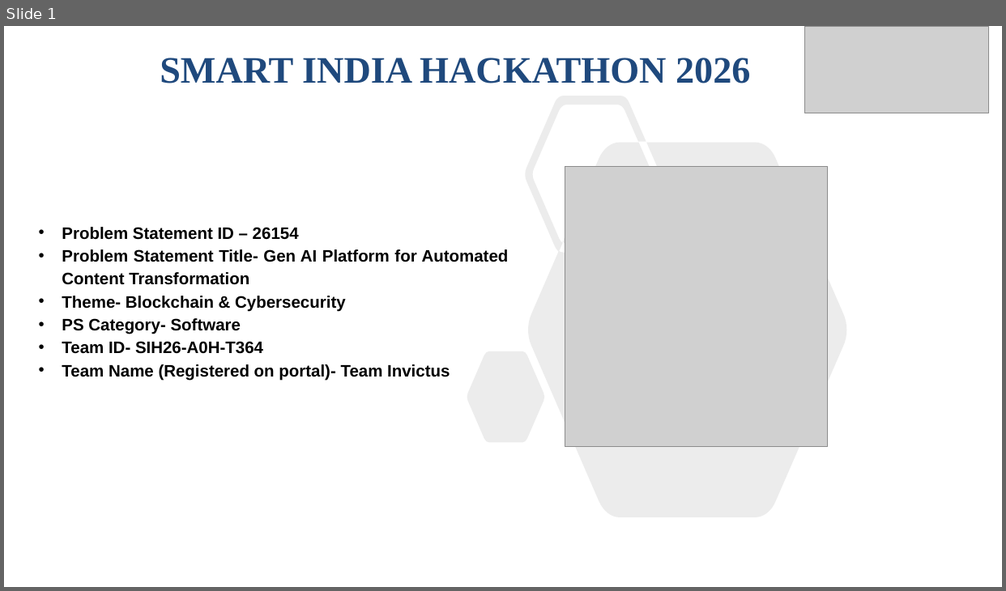
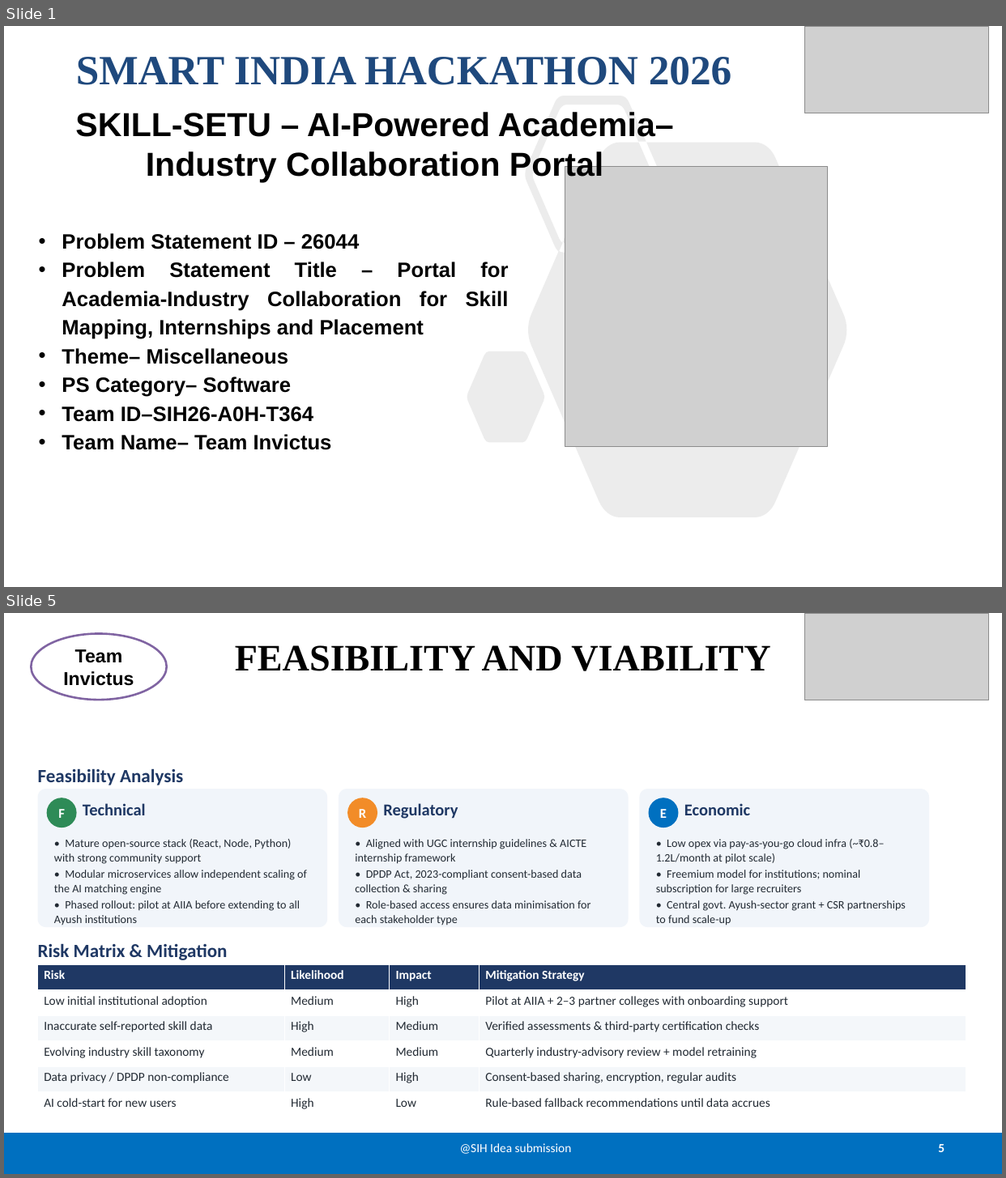
Before and after one commit to NehaD-2896/SIH26-A0H-T364, a slide deck: share/SIH26-A0H-T364_Presentation.pptx. Shown one above the other, each under a label of ours: slide 1 before the commit, slides 1 and 5 after it; the slides between them are not shown. The pictures are 1006x591 and 1006x1178 pixels, drawn with LibreOffice and Linux fonts; fonts in the diff are those of the drawing; grey boxes stand for pictures. Boxes give left, top, right and bottom in pixels: in the first picture for what was removed or moved away, otherwise in the second. Text is boxed around its words. In the diff, an @@ line names an element or a change of style, - is before the commit and + after.

```diff
--- a/share/SIH26-A0H-T364_Presentation.pptx
+++ b/share/SIH26-A0H-T364_Presentation.pptx
@@ slide 5 added at bbox=[4, 613, 1002, 1174], background #FFFFFF @@
@@ ellipse added at bbox=[31, 634, 167, 700], fill #FFFFFF, outline #8064A2 2 pt, 18 pt, text #000000, bold @@
+Team Invictus
@@ picture added at bbox=[805, 613, 989, 700] @@
@@ title added at bbox=[235, 645, 770, 671], 36 pt, text #000000, bold @@
+FEASIBILITY AND VIABILITY
@@ text added at bbox=[38, 769, 183, 786], 18 pt, text #1F3864, bold @@
+Feasibility Analysis
@@ rounded rectangle added at bbox=[38, 789, 327, 927], fill #F1F5FA @@
@@ ellipse added at bbox=[47, 798, 77, 828], fill #2E8B57, 13 pt, text #FFFFFF, bold @@
+F
@@ text added at bbox=[83, 803, 146, 815], 16 pt, text #1F3864, bold @@
+Technical
@@ rounded rectangle added at bbox=[339, 789, 629, 927], fill #F1F5FA @@
@@ ellipse added at bbox=[347, 798, 377, 828], fill #F28C28, 13 pt, text #FFFFFF, bold @@
+R
@@ text added at bbox=[383, 803, 458, 819], 16 pt, text #1F3864, bold @@
+Regulatory
@@ rounded rectangle added at bbox=[640, 789, 929, 927], fill #F1F5FA @@
@@ ellipse added at bbox=[649, 798, 679, 828], fill #0070C0, 13 pt, text #FFFFFF, bold @@
+E
@@ text added at bbox=[684, 803, 750, 815], 16 pt, text #1F3864, bold @@
+Economic
@@ text added at bbox=[54, 839, 307, 925], 11 pt, text #222A33 @@
+• Mature open-source stack (React, Node, Python) with strong community support
+• Modular microservices allow independent scaling of the AI matching engine
+• Phased rollout: pilot at AIIA before extending to all Ayush institutions
@@ text added at bbox=[355, 839, 590, 926], 11 pt, text #222A33 @@
+• Aligned with UGC internship guidelines & AICTE internship framework
+• DPDP Act, 2023-compliant consent-based data collection & sharing
+• Role-based access ensures data minimisation for each stakeholder type
@@ text added at bbox=[656, 839, 906, 926], 11 pt, text #222A33 @@
+• Low opex via pay-as-you-go cloud infra (~₹0.8–1.2L/month at pilot scale)
+• Freemium model for institutions; nominal subscription for large recruiters
+• Central govt. Ayush-sector grant + CSR partnerships to fund scale-up
@@ text added at bbox=[38, 943, 227, 960], 18 pt, text #1F3864, bold @@
+Risk Matrix & Mitigation
@@ table added at bbox=[38, 965, 966, 1118], 6 rows, 4 columns @@
+Risk | Likelihood | Impact | Mitigation Strategy
+Low initial institutional adoption | Medium | High | Pilot at AIIA + 2–3 partner colleges with onboarding support
+Inaccurate self-reported skill data | High | Medium | Verified assessments & third-party certification checks
+Evolving industry skill taxonomy | Medium | Medium | Quarterly industry-advisory review + model retraining
+Data privacy / DPDP non-compliance | Low | High | Consent-based sharing, encryption, regular audits
+AI cold-start for new users | High | Low | Rule-based fallback recommendations until data accrues
@@ rectangle added at bbox=[4, 1133, 1002, 1174], fill #0070C0 @@
@@ text added at bbox=[460, 1144, 572, 1154], 12 pt, text #FFFFFF @@
+@SIH Idea submission
@@ page number added at bbox=[938, 1144, 944, 1152], 12 pt, text #FFFFFF, bold @@
+5
@@ slide 1 changed as well @@
@@ title "SMART INDIA HACKATHON 2026": place and size @@
-title "SMART INDIA HACKATHON 2026" at bbox=[160, 58, 750, 84]
+title "SMART INDIA HACKATHON 2026" at bbox=[76, 57, 732, 85]
@@ title "SMART INDIA HACKATHON 2026" at bbox=[76, 57, 732, 85]: size 36 to 40 pt @@
@@ subtitle added at bbox=[75, 112, 674, 182], 32 pt, text #000000, bold @@
+SKILL-SETU – AI-Powered Academia–Industry Collaboration Portal
@@ text at bbox=[62, 233, 509, 450]: text changed; size 16 to 20 pt @@
-• Problem Statement ID – 26154
-• Problem Statement Title- Gen AI Platform for Automated Content Transformation
-• Theme- Blockchain & Cybersecurity
-• PS Category- Software
-• Team ID- SIH26-A0H-T364
-• Team Name (Registered on portal)- Team Invictus
+• Problem Statement ID – 26044
+• Problem Statement Title – Portal for Academia-Industry Collaboration for Skill Mapping, Internships and Placement
+• Theme– Miscellaneous
+• PS Category– Software
+• Team ID–SIH26-A0H-T364
+• Team Name– Team Invictus
```
Also in this commit, not shown: 1 other slide changed, 3 other slides added, 4 slides removed.
